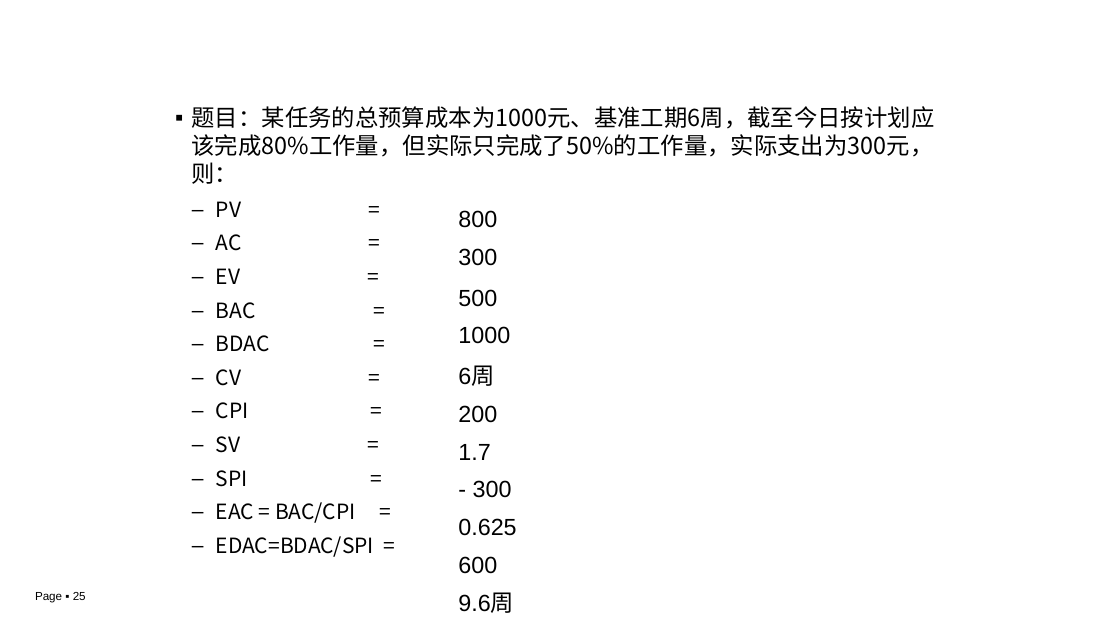
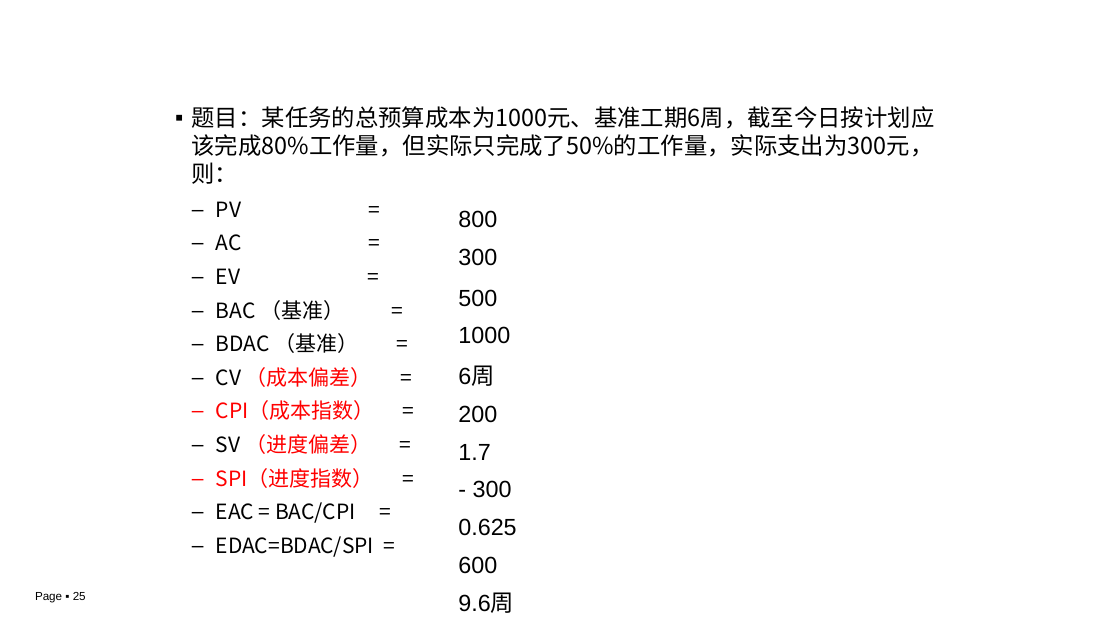
Before and after one commit to edu2act/course-IT-Project-Management, a slide deck: slide 25 of materials/slides/ch04.pptx. Drawn at 1120x630 pixels with LibreOffice and Linux fonts; fonts in the diff are those of the drawing; background and template pictures are left out. Boxes give left, top, right and bottom in pixels: in the first picture for what was removed or moved away, otherwise in the second. Text is boxed around its words. In the diff, an @@ line names an element or a change of style, - is before the commit and + after.

```diff
--- a/materials/slides/ch04.pptx
+++ b/materials/slides/ch04.pptx
@@ text at bbox=[216, 333, 375, 488]: text changed; text colour #000000 to #FF0000 @@
-  – BAC =
-  – BDAC =
-  – CV =
-  – CPI =
-  – SV =
-  – SPI =
+  – BAC （基准） =
+  – BDAC （基准） =
+  – CV （成本偏差） =
+  – CPI（成本指数） =
+  – SV （进度偏差） =
+  – SPI（进度指数） =
```
Also in this commit, not shown: 10 other slides changed.
